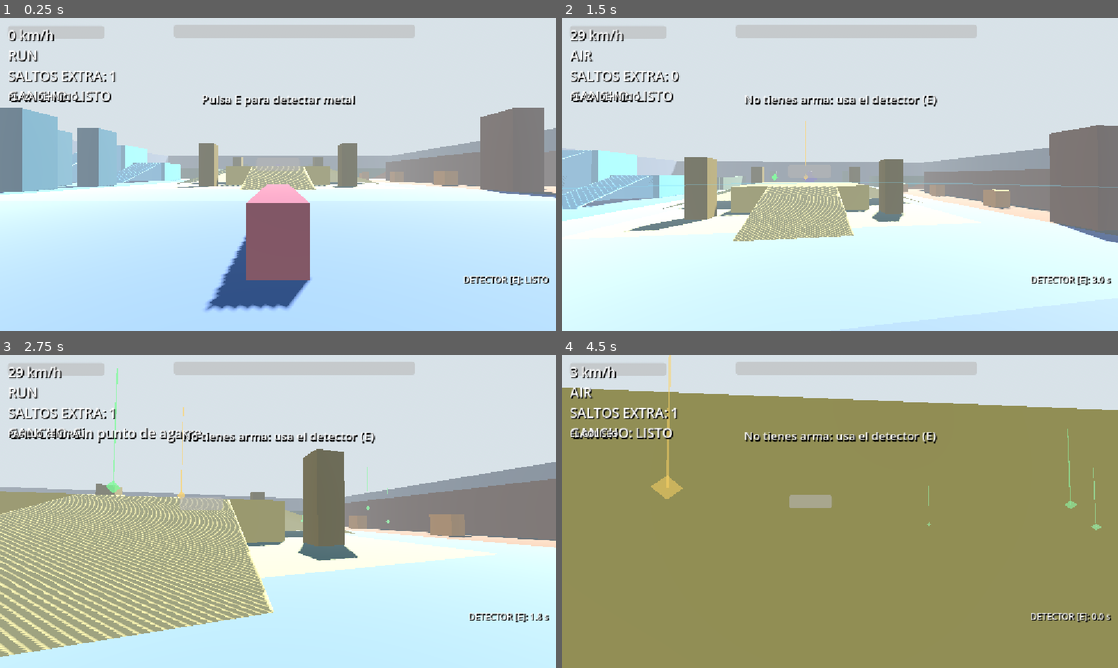
Above: before the commit, frames 1-4 (two rows, left to right).
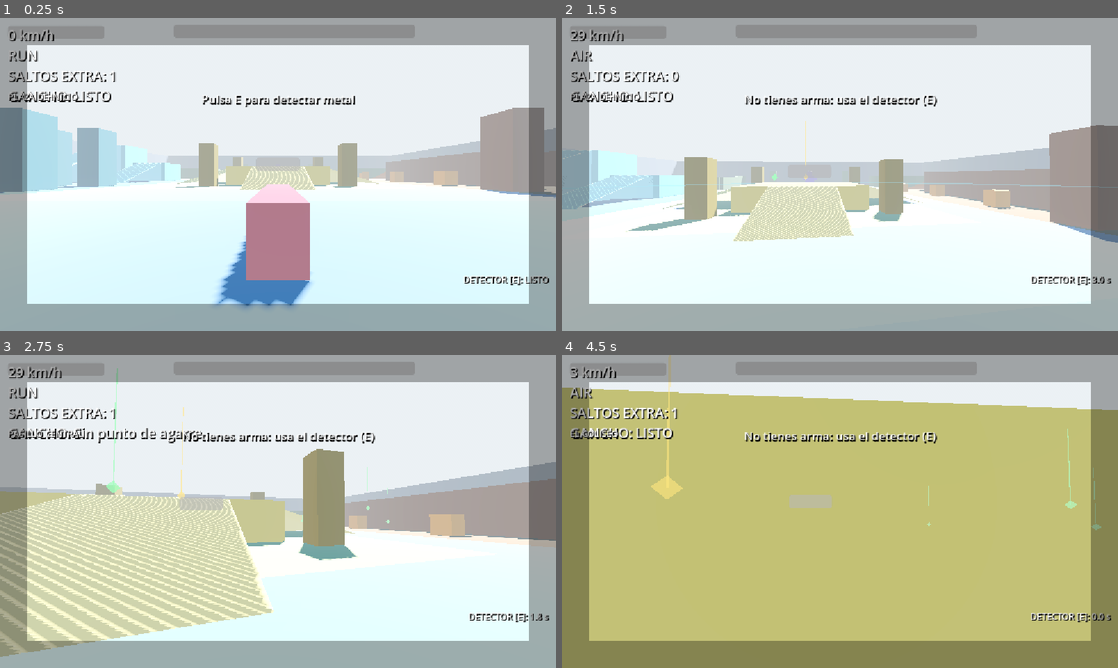
Above: after the commit, the same moments.

Repository: jado21/GameWIthGodot
Game: Godot game, scene res://test_arena.tscn
Same seed, same stepped clock (60 frames per second), same inputs: the game is played once before the commit and once after it.
Inputs (mouse positions are in pixels of both pictures, inside the frame that each line leads up to):
- Up to frame 1 (0.25 s): no input
- Up to frame 2 (1.5 s): tap E (detector) at 0.5, 0.8, 1.35 s; move the mouse to (867, 174) at 0.52 s; hold Q (dash) 0.53-1.28 s; hold W (move_forward) from 0.53 s (still down); click (867, 174) at 0.67 s; tap Space (jump) at 0.77, 1.07 s; move the mouse to (812, 174) at 1.27 s; click (812, 174) at 1.42 s
- Up to frame 3 (2.75 s): keep holding W (move_forward); tap Space (jump) at 1.52, 1.82 s; tap R (hook) at 1.55 s; move the mouse to (289, 505) at 2.02 s; hold R (hook) from 2.03 s (still down); click (289, 505) at 2.17 s; tap C (slide) at 2.3 s
- Up to frame 4 (4.5 s): keep holding W (move_forward); move the mouse to (834, 517) at 2.77 s; release R (hook) at 2.78 s; tap C (slide) at 2.85 s; click (834, 517) at 2.92 s; tap Space (jump) at 3.02, 3.32, 4.35 s; tap M at 3.05, 3.6 s; move the mouse to (878, 514) at 3.52 s; hold Space (jump) 3.53-4.28 s; click (878, 514) at 3.67 s; move the mouse to (795, 508) at 4.27 s; click (795, 508) at 4.42 s

The runs differ from the first frame. In frame 1, 62% of the frame differs, in the area x 0-100%, y 0-100%; in frame 2, 41%; in frame 3, 59%; in frame 4, 77%, in the area x 0-100%, y 0-92%.

Commit message:
VErsion provisonal

Diff:
--- /dev/null
+++ b/default_bus_layout.tres
@@ -0,0 +1,18 @@
+[gd_resource type="AudioBusLayout" load_steps=2 format=3]
+
+[sub_resource type="AudioEffectLowPassFilter" id="LowPass"]
+cutoff_hz = 500.0
+
+[resource]
+bus/0/name = &"Master"
+bus/0/solo = false
+bus/0/mute = false
+bus/0/bypass_fx = false
+bus/0/volume_db = 0.0
+bus/0/send = &""
+bus/0/effect/0/effect = SubResource("LowPass")
+bus/0/effect/0/enabled = false
+bus/1/name = &"SFX"
+bus/1/send = &"Master"
+bus/2/name = &"Ambient"
+bus/2/send = &"Master"
--- a/project.godot
+++ b/project.godot
@@ -18,11 +18,16 @@
 [autoload]
 
 Config="*res://scripts/config.gd"
+AudioManager="*res://scripts/audio_manager.gd"
 
 [display]
 
 window/stretch/mode="canvas_items"
 window/stretch/aspect="expand"
+
+[audio]
+
+default_bus_layout="res://default_bus_layout.tres"
 
 [physics]
 
--- a/scripts/arena_builder.gd
+++ b/scripts/arena_builder.gd
@@ -24,6 +24,9 @@
 	environment.fog_enabled = true
 	environment.fog_light_color = Color("d8e2e8")
 	environment.fog_density = 0.008
+	environment.glow_enabled = true
+	environment.glow_intensity = 0.7
+	environment.tonemap_mode = Environment.TONE_MAPPER_FILMIC
 	var world := WorldEnvironment.new()
 	world.environment = environment
 	add_child(world)
@@ -31,6 +34,7 @@
 	sun.rotation_degrees = Vector3(-55.0, -30.0, 0.0)
 	sun.light_energy = 1.0
 	sun.shadow_enabled = true
+	sun.directional_shadow_max_distance = 170.0
 	add_child(sun)
 
 func _build_floor() -> void:
--- /dev/null
+++ b/scripts/audio_manager.gd
@@ -0,0 +1,57 @@
+class_name AudioManagerService
+extends Node
+## Reproductores reutilizables para efectos 2D/3D y bucles ambientales.
+var warned := {}
+var pool_2d: Array[AudioStreamPlayer] = []
+var pool_3d: Array[AudioStreamPlayer3D] = []
+var muted := false
+var loops := {}
+
+func _ready() -> void:
+	for index in range(12):
+		var player := AudioStreamPlayer.new(); add_child(player); pool_2d.append(player)
+		var player_3d := AudioStreamPlayer3D.new(); add_child(player_3d); pool_3d.append(player_3d)
+	for name in ["slide_loop", "wind_loop", "ambient_drone"]:
+		var loop := AudioStreamPlayer.new(); loop.bus = "Ambient"; add_child(loop); loops[name] = loop
+
+func play(name: String, volume_db := 0.0, pos = null) -> void:
+	var stream := _stream(name)
+	if stream == null: return
+	if pos == null:
+		var player := _free_2d(); player.bus="SFX"; player.stream=stream; player.volume_db=volume_db; player.pitch_scale=_pitch(name); player.play()
+	else:
+		var player := _free_3d(); player.stream=stream; player.global_position=pos; player.volume_db=volume_db; player.pitch_scale=_pitch(name); player.play()
+
+func set_loop(name: String, enabled: bool, volume_db := 0.0) -> void:
+	if not loops.has(name): return
+	var player: AudioStreamPlayer = loops[name]
+	if enabled and player.stream == null: player.stream = _stream(name)
+	if player.stream == null: return
+	player.volume_db = volume_db
+	if enabled and not player.playing: player.play()
+	if not enabled: player.stop()
+
+func set_slowmo(enabled: bool) -> void:
+	var bus := AudioServer.get_bus_index("Master")
+	if bus < 0: return
+	AudioServer.set_bus_effect_enabled(bus, 0, enabled)
+
+func toggle_mute() -> void:
+	muted = not muted
+	AudioServer.set_bus_mute(AudioServer.get_bus_index("Master"), muted)
+
+func _stream(name: String) -> AudioStream:
+	for extension in ["wav", "ogg"]:
+		var path := "res://audio/%s.%s" % [name, extension]
+		if ResourceLoader.exists(path): return load(path)
+	if not warned.has(name): warned[name]=true; push_warning("Audio faltante: "+name)
+	return null
+
+func _pitch(name: String) -> float:
+	return randf_range(.95,1.05) if name.begins_with("step") or name.begins_with("shot") or name.contains("hit") else 1.0
+func _free_2d() -> AudioStreamPlayer:
+	for player in pool_2d: if not player.playing: return player
+	return pool_2d[0]
+func _free_3d() -> AudioStreamPlayer3D:
+	for player in pool_3d: if not player.playing: return player
+	return pool_3d[0]
--- a/scripts/game_manager.gd
+++ b/scripts/game_manager.gd
@@ -10,7 +10,9 @@
 var paused_label: Label
 var finished := false
 var finish_time := 0.0
+var AudioManager: Node
 func _ready() -> void:
+	AudioManager = get_node("/root/AudioManager")
 	process_mode = Node.PROCESS_MODE_ALWAYS
 	call_deferred("_start")
 func _start() -> void:
@@ -43,12 +45,21 @@
 	player_bar=ProgressBar.new(); player_bar.position=Vector2(16,16); player_bar.size=Vector2(200,14); player_bar.value=100; player_bar.show_percentage=false; layer.add_child(player_bar)
 	monster_bar=ProgressBar.new(); monster_bar.position=Vector2(360,14); monster_bar.size=Vector2(500,16); monster_bar.max_value=520; monster_bar.value=520; monster_bar.show_percentage=false; layer.add_child(monster_bar)
 	overhead_bar=ProgressBar.new(); overhead_bar.size=Vector2(90,8); overhead_bar.max_value=520; overhead_bar.value=520; overhead_bar.show_percentage=false; layer.add_child(overhead_bar)
-	damage_border=Panel.new(); damage_border.set_anchors_and_offsets_preset(Control.PRESET_FULL_RECT); var border:=StyleBoxFlat.new(); border.border_color=Color(1,0,0,.8); border.set_ …(195 unchanged characters)…
+	damage_border=Panel.new(); damage_border.set_anchors_and_offsets_preset(Control.PRESET_FULL_RECT); var border:=StyleBoxFlat.new(); border.bg_color=Color(0,0,0,0); border.border_color=Color(1,0,0,.8); border.set_ …(195 unchanged characters)…
 	end_label=Label.new(); end_label.set_anchors_preset(Control.PRESET_CENTER); end_label.position=Vector2(-180,-40); end_ …(195 unchanged characters)…
 	paused_label=Label.new(); paused_label.set_anchors_preset(Control.PRESET_CENTER); paused_label.position=Vector2(-80,-20); paused_label.text="PAUSA"; paused_label.add_theme_font_size_override("font_size",32); paused_label.visible=false; layer.add_child(paused_label)
 func _message(text:String)->void: player.get_node("WeaponSystem").call("_say",text)
-func _death()->void: _finish("Has muerto")
-func _victory(_position:Vector3)->void: _finish("¡VICTORIA!")
+func _death()->void: AudioManager.play("defeat"); _finish("Has muerto")
+func _victory(position:Vector3)->void:
+	AudioManager.play("victory")
+	_vfx(position, Color("7a3fbf"), 70, 13.0)
+	_vfx(position, Color("ffe14a"), 35, 10.0)
+	_finish("¡VICTORIA!")
+
+func _vfx(position: Vector3, color: Color, amount: int, speed: float) -> void:
+	var manager := get_tree().get_first_node_in_group("vfx")
+	if manager != null:
+		manager.burst(position, color, amount, speed)
 func _finish(text:String)->void:
 	if finished:return
 	finished=true; finish_time=0; player.set_physics_process(false); end_label.text=text+"\nHaz clic o pulsa W para reintentar"; end_label.visible=true; Input.mouse_mode=Input.MOUSE_MODE_VISIBLE
--- a/scripts/monster.gd
+++ b/scripts/monster.gd
@@ -17,6 +17,7 @@
 var arms: Array[Node3D] = []
 var body: Node3D
 var head: Node3D
+var AudioManager: Node
 var phase := 1
 var rock_cd := 4.0
 var slam_cd := 3.0
@@ -26,6 +27,7 @@
 var eye_materials: Array[StandardMaterial3D] = []
 
 func _ready() -> void:
+	AudioManager = get_node("/root/AudioManager")
 	add_to_group("monster")
 	_build_model()
 
@@ -49,6 +51,7 @@
 func _physics_process(delta: float) -> void:
 	if player == null: return
 	time += delta; flash = maxf(0.0, flash - delta); lunge_cd = maxf(0.0, lunge_cd - delta); rock_cd=maxf(0.0,rock_cd-delta); slam_cd=maxf(0.0,slam_cd-delta); kick_cd=maxf(0.0,kick_cd-delta)
+	AudioManager.set_loop("ambient_drone", true, -24.0 + phase * 5.0)
 	var to_player := player.global_position - global_position
 	var flat := Vector3(to_player.x, 0, to_player.z)
 	var distance := flat.length()
@@ -60,19 +63,19 @@
 	if state == "SLEEP":
 		timer -= delta
 		if timer <= 0.0:
-			state = "CHASE"; emit_signal("message", "¡El monstruo sabe dónde estás!")
+			state = "CHASE"; emit_signal("message", "¡El monstruo sabe dónde estás!"); AudioManager.play("monster_roar",0.0,global_position)
 	elif state == "ROAR":
 		velocity.x=0; velocity.z=0; timer-=delta
 		if timer<=0: state="CHASE"
 	elif state == "CHASE":
 		if distance < DATA.SWING_RANGE - 0.6 and absf(to_player.y) < 2.5:
-			state = "SWING_W"; timer = DATA.SWING_WIND
+			state = "SWING_W"; timer = DATA.SWING_WIND; AudioManager.play("monster_warn",0.0,global_position)
 		elif phase >= 3 and slam_cd<=0 and distance<22.0:
-			state="SLAM_W"; timer=.7
+			state="SLAM_W"; timer=.7; AudioManager.play("monster_warn",0.0,global_position)
 		elif phase >= 2 and rock_cd<=0 and distance>7.0:
-			state="THROW_W"; timer=.45 if phase==3 else .65
+			state="THROW_W"; timer=.45 if phase==3 else .65; AudioManager.play("monster_warn",0.0,global_position)
 		elif lunge_cd <= 0.0 and distance > 8.0 and distance < 24.0 and absf(to_player.y) < 3.0:
-			state = "LUNGE_W"; timer = DATA.LUNGE_WIND
+			state = "LUNGE_W"; timer = DATA.LUNGE_WIND; AudioManager.play("monster_warn",0.0,global_position)
 		elif distance > 2.8 and to_player.y <= DATA.CLIMB:
 			var chase_speed := DATA.SPEED2*1.12 if phase==3 else DATA.SPEED2 if phase==2 else DATA.SPEED
 			velocity.x = flat.normalized().x * chase_speed; velocity.z = flat.normalized().z * chase_speed
@@ -86,13 +89,13 @@
 	elif state == "LUNGE_W":
 		velocity.x = 0; velocity.z = 0; timer -= delta
 		if timer <= 0.0:
-			lunge_direction = flat.normalized(); lunge_hit = false; state = "LUNGE"; timer = DATA.LUNGE_TIME
+			lunge_direction = flat.normalized(); lunge_hit = false; state = "LUNGE"; timer = DATA.LUNGE_TIME; AudioManager.play("monster_lunge",0.0,global_position)
 	elif state == "THROW_W":
 		velocity.x=0; velocity.z=0; timer-=delta
-		if timer<=0: _throw_rocks(); state="REC"; timer=.7; rock_cd=DATA.THROW_CD
+		if timer<=0: _throw_rocks(); AudioManager.play("monster_throw",0.0,global_position); state="REC"; timer=.7; rock_cd=DATA.THROW_CD
 	elif state == "SLAM_W":
 		velocity.x=0; velocity.z=0; timer-=delta
-		if timer<=0: _slam(); state="REC"; timer=.7; slam_cd=4.5
+		if timer<=0: _slam(); AudioManager.play("shockwave",0.0,global_position); state="REC"; timer=.7; slam_cd=4.5
 	elif state == "LUNGE":
 		velocity.x = lunge_direction.x * DATA.LUNGE_SPEED; velocity.z = lunge_direction.z * DATA.LUNGE_SPEED; timer -= delta
 		if not lunge_hit and distance < 2.8: player.hurt(DATA.LUNGE_DMG); lunge_hit = true
@@ -150,9 +153,13 @@
 		rock["life"] -= delta; rock_node.position += rock_velocity * delta; rock_node.rotation += Vector3(delta*6,delta*7,0)
 		var rock_delta: Vector3 = rock_node.position - player.global_position
 		if Vector2(rock_delta.x,rock_delta.z).length()<1.2 and absf(rock_delta.y-1.0)<1.5: player.hurt(DATA.ROCK_DMG); rock["life"]=0.0
-		if rock["life"]<=0: rock_node.queue_free(); rocks.remove_at(i)
+		if rock["life"]<=0: _vfx(rock_node.position,Color("ff7a1a"),14,7.0); rock_node.queue_free(); rocks.remove_at(i)
 	for i in range(waves.size()-1,-1,-1):
 		var wave:=waves[i]; wave["radius"]+=24.0*delta; wave["node"].scale=Vector3.ONE*wave["radius"]
 		var distance_to_wave: float = Vector2(player.global_position.x-global_position.x,player.global_position.z-global_position.z).length()
 		if not wave["hit"] and absf(distance_to_wave-wave["radius"])<1.4 and player.global_position.y<.9: player.hurt(30.0); wave["hit"]=true
 		if wave["radius"]>50: wave["node"].queue_free(); waves.remove_at(i)
+
+func _vfx(position: Vector3, color: Color, amount: int, speed: float) -> void:
+	var manager := get_tree().get_first_node_in_group("vfx")
+	if manager != null: manager.burst(position, color, amount, speed)
--- a/scripts/player.gd
+++ b/scripts/player.gd
@@ -31,12 +31,14 @@
 var rope_mesh: ImmediateMesh
 var rope: MeshInstance3D
 var hook_piece: MeshInstance3D
+var AudioManager: Node
 var health := 100.0
 var invulnerable := 0.0
 var damage_flash := 0.0
 var perfect_dodge_cd := 0.0
 
 func _ready() -> void:
+	AudioManager = get_node("/root/AudioManager")
 	_configure_input_map()
 	_create_hook_visual()
 	Input.mouse_mode = Input.MOUSE_MODE_CAPTURED
@@ -65,6 +67,8 @@
 		_start_dash(_movement_direction())
 	if event.is_action_pressed("hook"):
 		_toggle_hook()
+	if event is InputEventKey and event.pressed and event.keycode == KEY_M:
+		AudioManager.toggle_mute()
 
 func _physics_process(delta: float) -> void:
 	invulnerable = maxf(0.0, invulnerable - delta)
@@ -83,6 +87,7 @@
 		_update_hud()
 		return
 	var was_on_floor := is_on_floor()
+	var fall_speed := velocity.y
 	coyote_time = Config.COYOTE if was_on_floor else maxf(coyote_time - delta, 0.0)
 	var direction := _movement_direction()
 	var horizontal := Vector3(velocity.x, 0.0, velocity.z)
@@ -91,6 +96,8 @@
 
 	if not sliding and wants_slide and was_on_floor and dash_time <= 0.0 and speed >= Config.SLIDE_MIN:
 		sliding = true
+		AudioManager.play("slide_start")
+		_vfx(global_position + Vector3.UP * 0.1, Color("cfc8b8"), 10, 3.0)
 		horizontal = horizontal.normalized() * maxf(speed, minf(Config.SLIDE_BOOST, speed * 1.3))
 	if sliding and (not wants_slide or not was_on_floor or speed < Config.SLIDE_END):
 		sliding = false
@@ -122,6 +129,7 @@
 	if jump_buffer > 0.0:
 		if coyote_time > 0.0:
 			velocity.y = Config.JUMP
+			AudioManager.play("jump")
 			jump_buffer = 0.0
 			coyote_time = 0.0
 			sliding = false
@@ -129,11 +137,13 @@
 			var wall_normal := _high_wall_normal()
 			if wall_jump_cooldown <= 0.0 and wall_normal != Vector3.ZERO:
 				_wall_jump(wall_normal, horizontal.length())
+				AudioManager.play("wall_jump")
 				# Conserva el impulso recién calculado; no lo sustituyas por el previo.
 				horizontal = Vector3(velocity.x, 0.0, velocity.z)
 				jump_buffer = 0.0
 			elif extra_jumps > 0:
 				_double_jump(direction, horizontal)
+				AudioManager.play("double_jump")
 				# El doble salto también puede cambiar la velocidad horizontal.
 				horizontal = Vector3(velocity.x, 0.0, velocity.z)
 				jump_buffer = 0.0
@@ -145,13 +155,22 @@
 	velocity.x = horizontal.x
 	velocity.z = horizontal.z
 	_move_with_step(delta, was_on_floor)
+	if not was_on_floor and is_on_floor() and fall_speed < -6.0:
+		_vfx(global_position + Vector3.UP * 0.1, Color("cfc8b8"), 10, 4.0)
 	_update_hook_visual()
 	_update_camera(delta, Vector3(velocity.x, 0.0, velocity.z))
+	AudioManager.set_loop("slide_loop", sliding)
+	AudioManager.set_loop("wind_loop", Vector2(velocity.x, velocity.z).length() > 6.0, -12.0)
 	_update_hud()
 
 func _movement_direction() -> Vector3:
 	var input := Input.get_vector("move_left", "move_right", "move_forward", "move_back")
 	return (global_transform.basis * Vector3(input.x, 0.0, input.y)).normalized()
+
+func _vfx(position: Vector3, color: Color, amount: int, speed: float) -> void:
+	var manager := get_tree().get_first_node_in_group("vfx")
+	if manager != null:
+		manager.burst(position, color, amount, speed)
 
 func hurt(amount: float) -> void:
 	if invulnerable > 0.0: return
@@ -200,6 +219,8 @@
 	dash_time = Config.DASH_TIME
 	dash_cooldown = Config.DASH_CD
 	sliding = false
+	AudioManager.play("dash")
+	_vfx(global_position + Vector3.UP, Color("9fe3ff"), 12, 2.0)
 
 func _double_jump(direction: Vector3, horizontal: Vector3) -> void:
 	velocity.y = Config.JUMP * 0.85
@@ -261,6 +282,7 @@
 	hook_message_time = 1.0
 
 func _start_hook(point: Vector3, normal: Vector3) -> void:
+	AudioManager.play("hook_fire")
 	hook_anchor = point
 	hook_target = point + normal * 1.1
 	hooked = true
@@ -295,6 +317,7 @@
 func _release_hook(hook_jump := false, reached_stop := false) -> void:
 	if not hooked:
 		return
+	AudioManager.play("hook_release")
 	if hook_jump:
 		velocity.y = maxf(velocity.y, 0.0) + 6.0
 		extra_jumps = 1
--- /dev/null
+++ b/scripts/vfx_manager.gd
@@ -0,0 +1,61 @@
+extends Node
+## Pool reutilizable de partículas cúbicas para no superar el presupuesto visual.
+const MAX_PARTICLES := 200
+var pool: Array[GPUParticles3D] = []
+var cursor := 0
+var slow_border: Panel
+
+func _ready() -> void:
+	add_to_group("vfx")
+	for index in range(10):
+		var emitter := GPUParticles3D.new()
+		emitter.amount = 20
+		emitter.lifetime = 0.55
+		emitter.one_shot = true
+		emitter.emitting = false
+		var mesh := BoxMesh.new()
+		mesh.size = Vector3.ONE * 0.18
+		emitter.draw_pass_1 = mesh
+		add_child(emitter)
+		pool.append(emitter)
+	_create_screen_fx()
+
+func _process(_delta: float) -> void:
+	if slow_border: slow_border.modulate.a = 0.75 if Engine.time_scale < 0.99 else 0.0
+
+func _create_screen_fx() -> void:
+	var layer := CanvasLayer.new()
+	add_child(layer)
+	var vignette := Panel.new()
+	vignette.set_anchors_and_offsets_preset(Control.PRESET_FULL_RECT)
+	var dark := StyleBoxFlat.new()
+	dark.bg_color = Color(0, 0, 0, 0)
+	dark.border_color = Color(0,0,0,0.32)
+	dark.set_border_width_all(55)
+	vignette.add_theme_stylebox_override("panel", dark)
+	vignette.mouse_filter = Control.MOUSE_FILTER_IGNORE
+	layer.add_child(vignette)
+	slow_border = Panel.new()
+	slow_border.set_anchors_and_offsets_preset(Control.PRESET_FULL_RECT)
+	var blue := StyleBoxFlat.new()
+	blue.bg_color = Color(0, 0, 0, 0)
+	blue.border_color = Color(0.3,0.7,1.0,0.8)
+	blue.set_border_width_all(35)
+	slow_border.add_theme_stylebox_override("panel", blue)
+	slow_border.mouse_filter = Control.MOUSE_FILTER_IGNORE
+	slow_border.modulate.a = 0.0
+	layer.add_child(slow_border)
+
+func burst(position: Vector3, color: Color, amount := 12, speed := 5.0) -> void:
+	var emitter := pool[cursor]
+	cursor = (cursor + 1) % pool.size()
+	emitter.position = position
+	emitter.amount = mini(amount, 20)
+	var material := ParticleProcessMaterial.new()
+	material.direction = Vector3.UP
+	material.spread = 180.0
+	material.initial_velocity_min = speed * 0.4
+	material.initial_velocity_max = speed
+	material.color = color
+	emitter.process_material = material
+	emitter.restart()
--- a/scripts/weapon_system.gd
+++ b/scripts/weapon_system.gd
@@ -30,8 +30,10 @@
 var muzzle_flash: MeshInstance3D
 var flash_light: OmniLight3D
 var tracers: Array[Dictionary] = []
+var AudioManager: Node
 
 func _ready() -> void:
+	AudioManager = get_node("/root/AudioManager")
 	process_priority = 10
 	_configure_input_map()
 	_create_detector_ring()
@@ -119,6 +121,7 @@
 	detector_cd = DATA.DET["cd"]
 	pulse_radius = 0.0
 	pulse_id += 1
+	AudioManager.play("detector_pulse")
 
 func _update_pulse(delta: float) -> void:
 	if pulse_radius < 0.0:
@@ -131,6 +134,7 @@
 		if item["last_pulse"] != pulse_id and player.global_position.distance_to(item["node"].global_position) <= pulse_radius:
 			item["reveal"] = DATA.DET["reveal"]
 			item["last_pulse"] = pulse_id
+			AudioManager.play("item_ping_ammo" if item["kind"] == "ammo" else "item_ping_weapon")
 	if pulse_radius > DATA.DET["range"]:
 		pulse_radius = -1.0
 		ring.visible = false
@@ -162,34 +166,42 @@
 				if owned[weapon_id]:
 					ammo[weapon_id] = mini(ammo[weapon_id] + DATA.WEAPONS[weapon_id]["box"], DATA.WEAPONS[weapon_id]["max"])
 			_say("¡Munición recogida!")
+			AudioManager.play("pickup_ammo")
+			_vfx(item_position, Color("66ff88"), 14, 5.0)
 		else:
 			var weapon_id: String = item["kind"]
 			owned[weapon_id] = true
 			ammo[weapon_id] = mini(ammo[weapon_id] + DATA.WEAPONS[weapon_id]["start"], DATA.WEAPONS[weapon_id]["max"])
 			equipped = weapon_id
 			_say("¡%s encontrada!" % DATA.WEAPONS[weapon_id]["name"])
+			AudioManager.play("pickup_weapon")
+			_vfx(item_position, Color("ffd24a"), 16, 5.0)
 		item["node"].queue_free()
 		items.remove_at(index)
 
 func _select_weapon(weapon_id: String) -> void:
 	if owned[weapon_id]:
 		equipped = weapon_id
+		AudioManager.play("switch_weapon")
 
 func _fire() -> void:
 	if equipped.is_empty():
 		_say("No tienes arma: usa el detector (E)")
+		AudioManager.play("empty_click")
 		return
 	if fire_cd > 0.0:
 		return
 	if ammo[equipped] <= 0:
 		_say("Sin munición: busca cajas verdes con el detector (E)")
 		fire_cd = 0.4
+		AudioManager.play("empty_click")
 		return
 	var weapon: Dictionary = DATA.WEAPONS[equipped]
 	fire_cd = weapon["cd"]
 	ammo[equipped] -= 1
 	recoil = minf(0.25, recoil + weapon["kick"])
 	flash_time = 0.06
+	AudioManager.play("shot_" + equipped)
 	for pellet in range(int(weapon["pellets"])):
 		_shoot_ray(weapon["spread"], weapon["dmg"])
 
@@ -230,6 +242,7 @@
 	tracers.append({"node": line, "life": 0.14})
 
 func _spawn_impact(position: Vector3, color: Color) -> void:
+	_vfx(position, color, 8, 6.0)
 	var spark := MeshInstance3D.new()
 	spark.top_level = true
 	spark.global_position = position
@@ -341,6 +354,10 @@
 func _has_weapon() -> bool:
 	return owned["pistol"] or owned["shotgun"] or owned["rifle"]
 
+func _vfx(position: Vector3, color: Color, amount: int, speed: float) -> void:
+	var manager := get_tree().get_first_node_in_group("vfx")
+	if manager != null: manager.burst(position, color, amount, speed)
+
 func grant_perfect_ammo() -> void:
 	if not equipped.is_empty():
 		ammo[equipped] = mini(ammo[equipped] + 1, DATA.WEAPONS[equipped]["max"])
--- a/test_arena.tscn
+++ b/test_arena.tscn
@@ -3,6 +3,7 @@
 [ext_resource type="Script" path="res://scripts/arena_builder.gd" id="1"]
 [ext_resource type="PackedScene" path="res://player.tscn" id="2"]
 [ext_resource type="Script" path="res://scripts/game_manager.gd" id="3"]
+[ext_resource type="Script" path="res://scripts/vfx_manager.gd" id="4"]
 
 [node name="TestArena" type="Node3D"]
 script = ExtResource("1")
@@ -13,3 +14,6 @@
 
 [node name="GameManager" type="Node" parent="."]
 script = ExtResource("3")
+
+[node name="VFXManager" type="Node3D" parent="."]
+script = ExtResource("4")
Not shown, added: audio/ambient_drone.wav.import
Not shown, added: audio/dash.wav.import
Not shown, added: audio/defeat.wav.import
Not shown, added: audio/detector_pulse.wav.import
Not shown, added: audio/dodge.wav.import
Not shown, added: audio/double_jump.wav.import
Not shown, added: audio/empty_click.wav.import
Not shown, added: audio/hit_marker.wav.import
Not shown, added: audio/hook_fire.wav.import
Not shown, added: audio/hook_release.wav.import
Not shown, added: audio/item_ping_ammo.wav.import
Not shown, added: audio/item_ping_weapon.wav.import
(and 67 more such lines)
